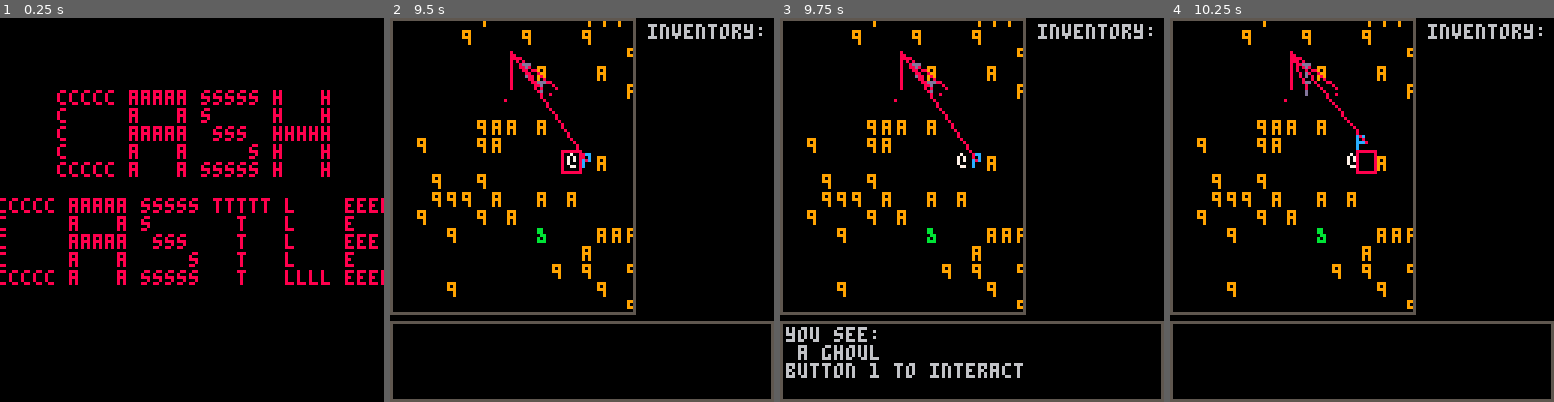
Above: before the commit, frames 1-4 (left to right).
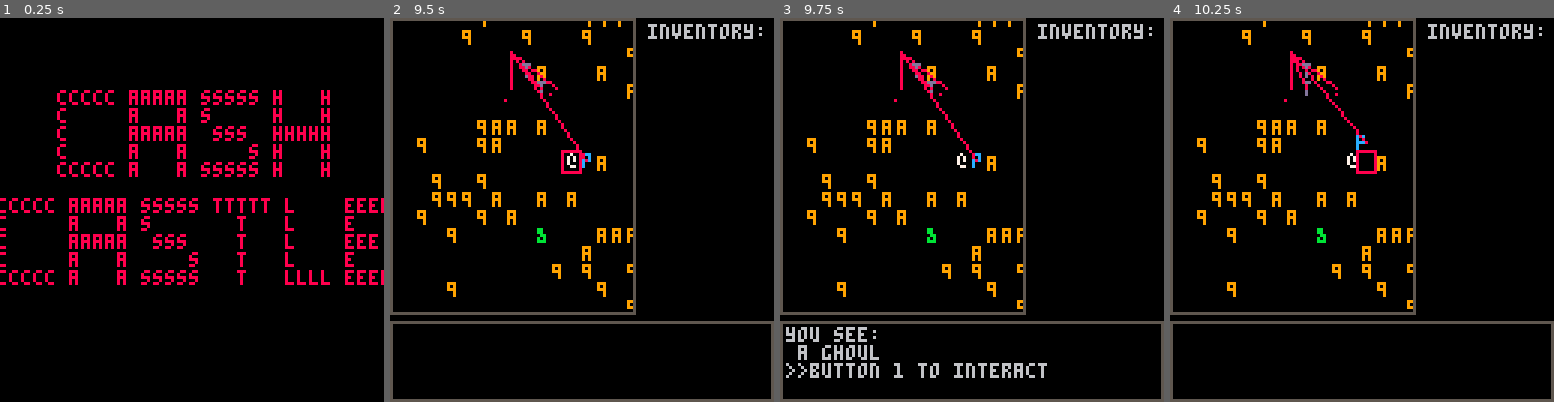
Above: after the commit, the same moments.

Repository: arnodick/castle
Game: PICO-8 cartridge castle.p8
Same seed, same stepped clock (60 frames per second), same inputs: the game is played once before the commit and once after it.
Inputs:
- Up to frame 1 (0.25 s): no input
- Up to frame 2 (9.5 s): tap X (X key) at 0.33, 0.7, 1.43, 2.58, 3.1, 3.62, 4.13, 4.65, 5.17, 5.68, 6.2, 6.72, 7.23, 7.75, 8.27, 8.78, 9.3 s; tap O (Z key) at 1.07, 1.8, 2.43, 3.07, 3.7, 4.33, 4.97, 5.6, 6.23, 6.87, 7.5, 8.13, 8.77, 9.4 s; hold Right 2.33-3.33 s; hold Right 3.38-4.22 s; hold Up 4.27-4.67 s; hold Right 4.72-5.72 s; hold Down 5.77-6.1 s; hold Left 6.15-6.98 s; hold Right 7.03-8.03 s; hold Right 8.08-8.92 s; hold Up 8.97-9.37 s; hold Right from 9.42 s (still down)
- Up to frame 3 (9.75 s): keep holding Right
- Up to frame 4 (10.25 s): keep holding Right; tap X (X key) at 9.82 s; tap O (Z key) at 10.03 s

Frames 1-2 are identical in both runs. In frame 3, 1.1% of the frame differs, in the area x 1-70%, y 89-94%; in frame 4, nothing differs.

Commit message:
getting ready to clean menu control stuff

Diff:
--- a/castle.p8
+++ b/castle.p8
@@ -672,7 +672,7 @@
 					mes[3]="*"..species[actortypes[t.t][level+1].sp].." now hates you!*"
 					rltns[actortypes[t.t][level+1].rl].ha=actortypes[p.t][level+1].rl
 				elseif t==p then
-					sendtomenu(menus[2],listinventory(p))
+					sendtomenu(menus[2],listinventory(p,"inventory:"))
 					mes[1]="you are dead!"
 					mes[2]="you got "..countcash(p).." cash"
 					mes[3]=" press button to continue"
@@ -723,13 +723,13 @@
 			if v.x==a.x and v.y==a.y then
 				pickupitem(v,a)
 				if v==p then
-					sendtomenu(menus[2],listinventory(p))
+					sendtomenu(menus[2],listinventory(p,"inventory:"))
 				end
 			end
 		end
 	elseif p!=nil then
 		if a==p then
-			sendtomenu(menus[2],listinventory(p))
+			sendtomenu(menus[2],listinventory(p,"inventory:"))
 		end
 		if comparedistance(a,p)<5 or a.t==11 then
 			if a.hit==0 then
@@ -815,7 +815,7 @@
 			if m.t==2 then
 			--use item
 				doitem(m,p.inventory[m.sel])
-				sendtomenu(menus[2],listinventory(p))
+				sendtomenu(menus[2],listinventory(p,"inventory:"))
 			elseif m.t==3 then
 			--buy item
 				makeactor(6,p.x,p.y)
@@ -851,7 +851,7 @@
 					changemenu(m,5)
 				end
 			elseif m.t==5 then
-
+				--argument stuff here
 			end
 		elseif btnp(5) then
 			if m.t!=3 then
@@ -875,17 +875,17 @@
 end
 
 function quitmenu(m,ty,tu)
-	m.control=not m.control
+	m.control=false
 	changemenu(m,ty)
 	if tu then
 		taketurn()
 	end
 end
 
-function listinventory(a)
+function listinventory(a,title)
 --todo: make this take a title input "inventory:" or "use:" etc
 	me={}
-	me[1]="inventory:"
+	me[1]=title
 	for b=1,#a.inventory do
 		me[b+1]=" -"..items[actortypes[a.inventory[b]][level+1].sp]
 	end
@@ -902,30 +902,24 @@
 	--examine menu
 	if m.t==1 then
 		if m.control==true then
---			sendtomenu(m,{"examine:"," choose a direction"})
-			local mes={}
---				m.control=not m.control
---				local dire=actoroob(p,direction(btnp()))
 			local target=room[cur.x][cur.y]
+			local ty=nil
+			if target!=0 then
+				ty=actortypes[target][level+1]
+			end
+
 			if target==1 then
-				local ty=actortypes[p.t][level+1]
-				mes[1]="you are:"
-				mes[2]=" a "..adjectives[ty.ad].." "..pronouns[ty.pn]..species[ty.sp]
-				mes[3]=" in a "..adjectives[rooms[level].ad].." "..places[rooms[level].pl]
-				mes[4]=" feeling *"..feelings[rltns[ty.rl].fe].."*"
+				sendtomenu(m,{"you are:"," a "..adjectives[ty.ad].." "..pronouns[ty.pn]..species[ty.sp]," in a "..adjectives[rooms[level].ad].." "..places[rooms[level].pl]," feeling *"..feelings[rltns[ty.rl].fe].."*"})
 			elseif target==3 or target==7 or target==8 then
---				dodialogue(m,target)
-				mes[1]="you see:"
-				mes[2]=" a "..species[actortypes[target][level+1].sp]
-				mes[3]="button 1 to interact"
+				sendtomenu(m,{"you see:"," a "..species[ty.sp],">>button 1 to interact"})
 				if btnp(4) then
 					dodialogue(m,target)
 				end
 			elseif target==2 or target==9 then
-				mes[1]="you see:"
-				mes[2]=" a "..objects[actortypes[target][level+1].sp]
-			end
-			sendtomenu(m,mes)
+				sendtomenu(m,{"you see:"," a "..objects[ty.sp]})
+			else
+				sendtomenu(m,{""})
+			end
 			if btnp(5) then
 				m.control=not m.control
 				sendtomenu(m,tut)
@@ -943,7 +937,7 @@
 		controlmenu(m,2,#items,def)
 	--talk menu
 	elseif m.t==4 then
-		if rltns[actortypes[p.t][level+1].rl].ha==actortypes[m.target][level+1].rl then
+		if     rltns[actortypes[p.t][level+1].rl].ha==actortypes[m.target][level+1].rl then
 			def[1]="you hate >( !!"
 		elseif rltns[actortypes[p.t][level+1].rl].li==actortypes[m.target][level+1].rl then
 			def[1]="you looooove <3"
@@ -1028,7 +1022,7 @@
 			if p!=nil then
 				--control inventory
 				if btnp(5) then
-					sendtomenu(menus[2],listinventory(p))
+					sendtomenu(menus[2],listinventory(p,"inventory:"))
 					if p.inventory[1]!=nil then
 						menus[2].control=not menus[2].control
 					end
